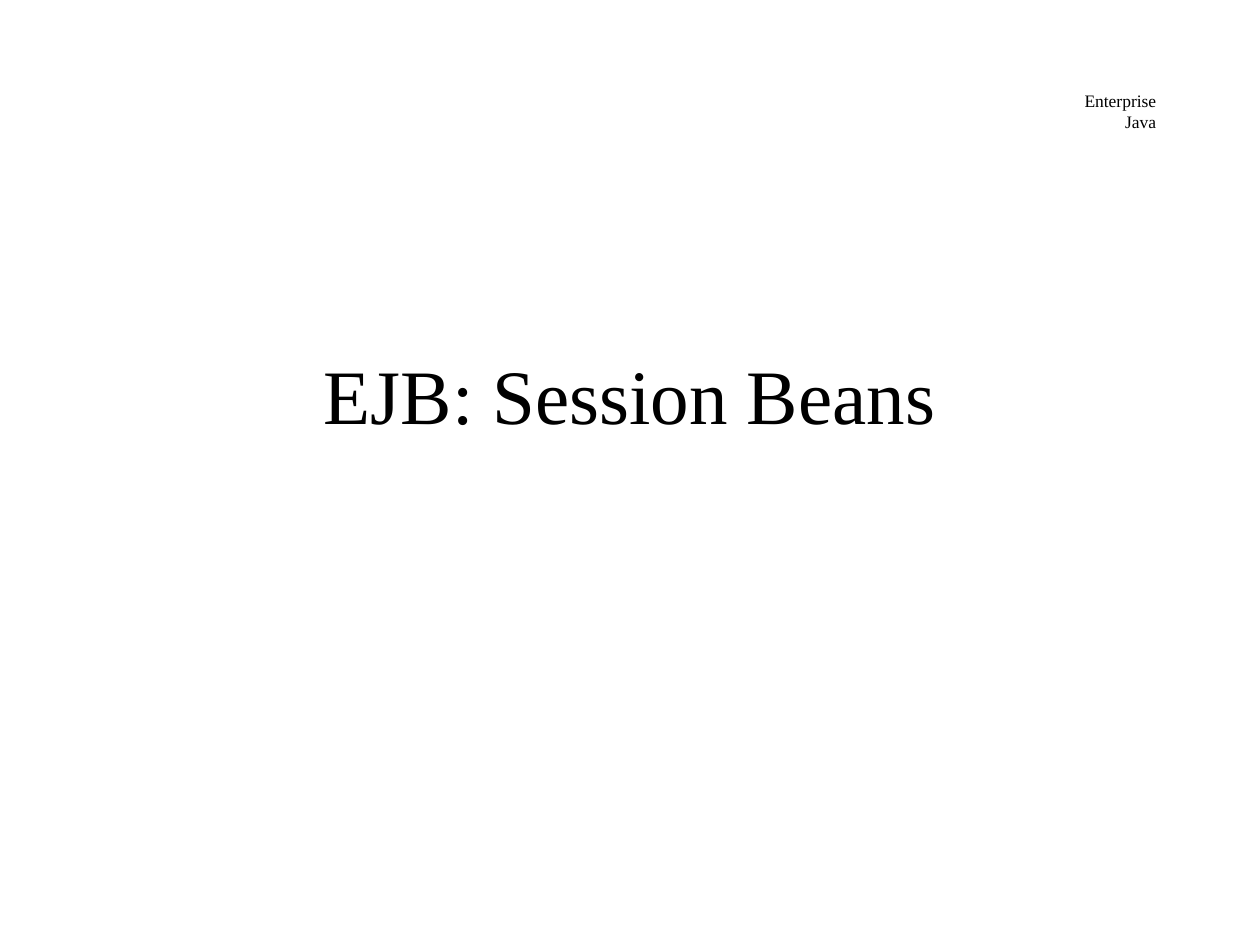
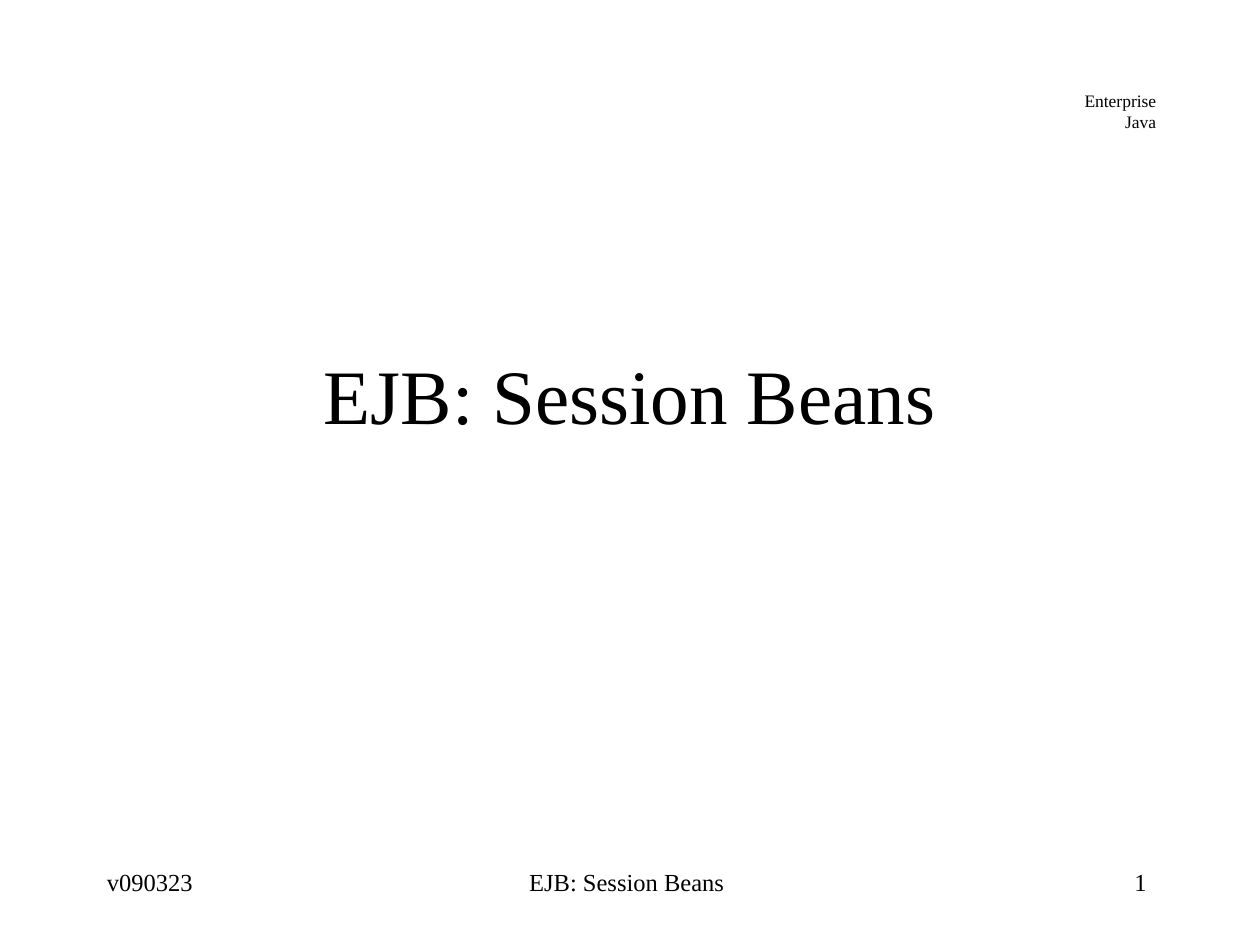
Before and after one commit to jcstaff/ejava-javaee, a slide deck: slide 1 of ejbsessionBank/src/site/resources/lectures/ejbSession.ppt. Drawn at 1260x945 pixels with LibreOffice and Linux fonts; fonts in the diff are those of the drawing. Boxes give left, top, right and bottom in pixels: in the first picture for what was removed or moved away, otherwise in the second. Text is boxed around its words. In the diff, an @@ line names an element or a change of style, - is before the commit and + after.

```diff
--- a/ejbsessionBank/src/site/resources/lectures/ejbSession.ppt
+++ b/ejbsessionBank/src/site/resources/lectures/ejbSession.ppt
@@ text added at bbox=[107, 874, 193, 892], 14 pt, text #000000 @@
+v090323
@@ text added at bbox=[529, 874, 724, 892], 14 pt, text #000000 @@
+EJB: Session Beans
@@ page number added at bbox=[1134, 875, 1146, 891], 14 pt, text #000000 @@
+1
```
Also in this commit, not shown: 74 other slides changed, 2 other files.
